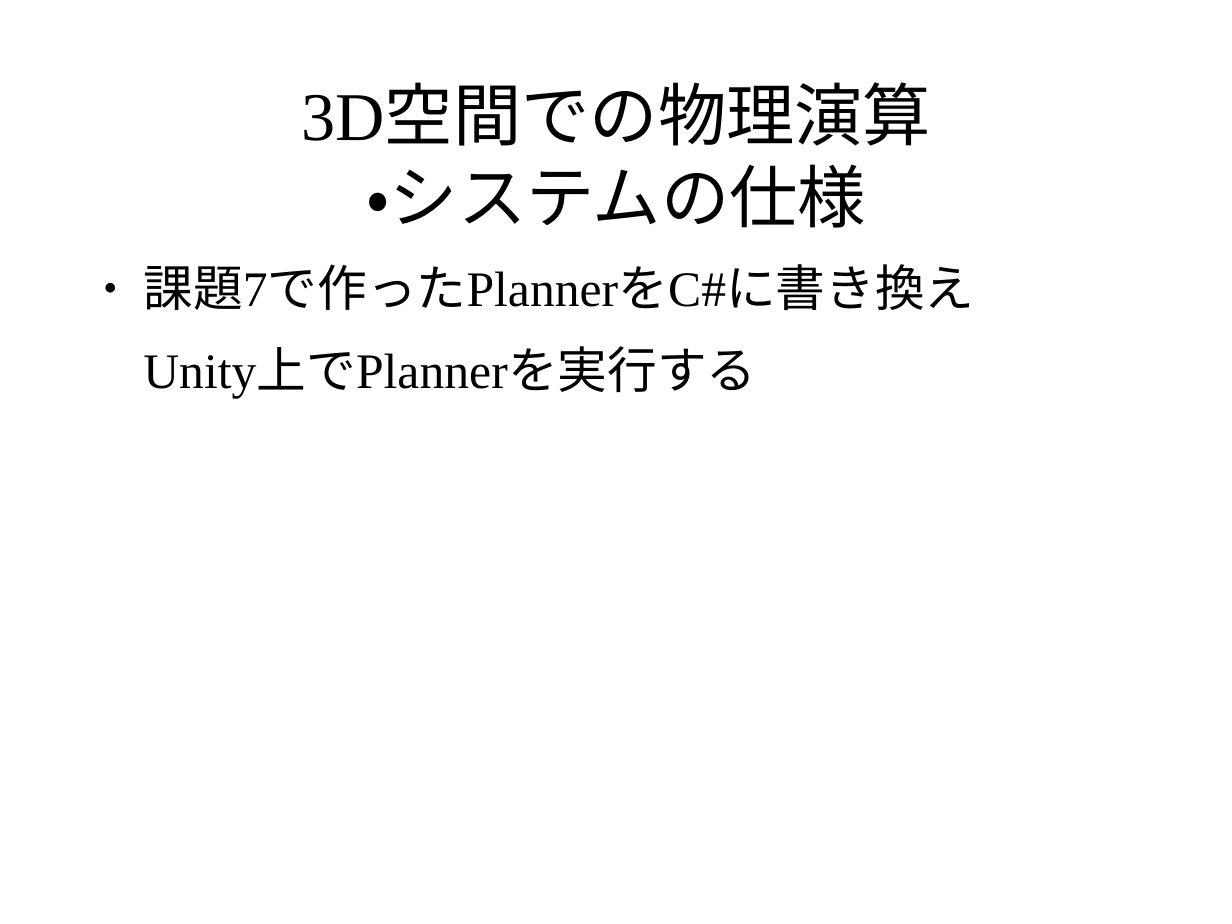
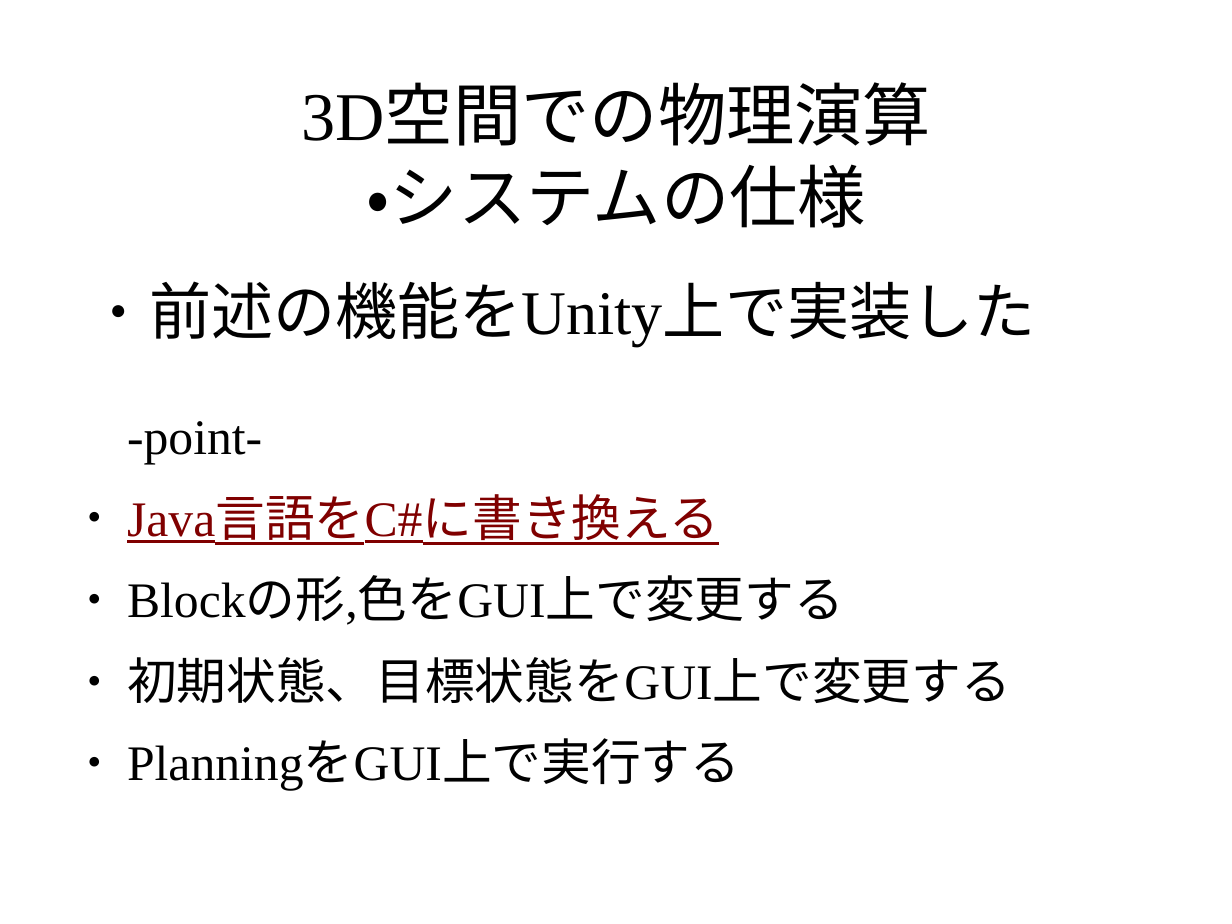
Before and after one commit to pamyupamyu/rep8, a slide deck: slide 19 of グループ1 発表スライド.odp (slide 22 before the commit). Drawn at 1232x924 pixels with LibreOffice and Linux fonts; fonts in the diff are those of the drawing; background and template pictures are left out. Boxes give left, top, right and bottom in pixels: in the first picture for what was removed or moved away, otherwise in the second. Text is boxed around its words. In the diff, an @@ line names an element or a change of style, - is before the commit and + after.

```diff
--- a/グループ1 発表スライド.odp
+++ b/グループ1 発表スライド.odp
@@ text removed at box(143, 264, 974, 398) @@
-● 課題7で作ったPlannerをC#に書き換え
-Unity上でPlannerを実行する
@@ text added at box(150, 281, 1036, 348), 40 pt, text #000000 @@
+● 前述の機能をUnity上で実装した
@@ text added at box(127, 421, 1011, 791), 32 pt, text #000000 @@
+-point-
+● Java言語をC#に書き換える
+● Blockの形,色をGUI上で変更する
+● 初期状態、目標状態をGUI上で変更する
+● PlanningをGUI上で実行する
```
Also in this commit, not shown: 1 other slide changed, 3 slides added, 5 slides removed.
